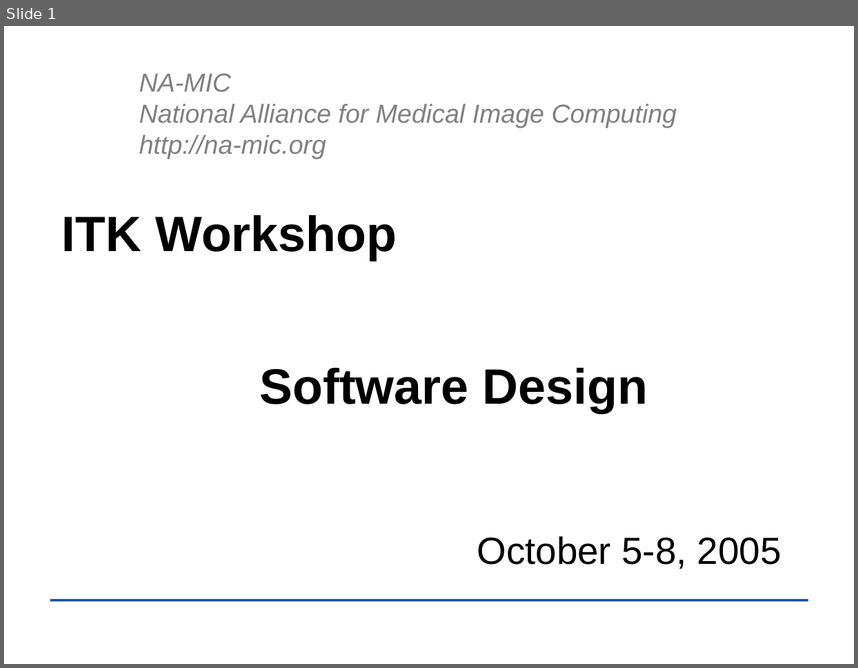
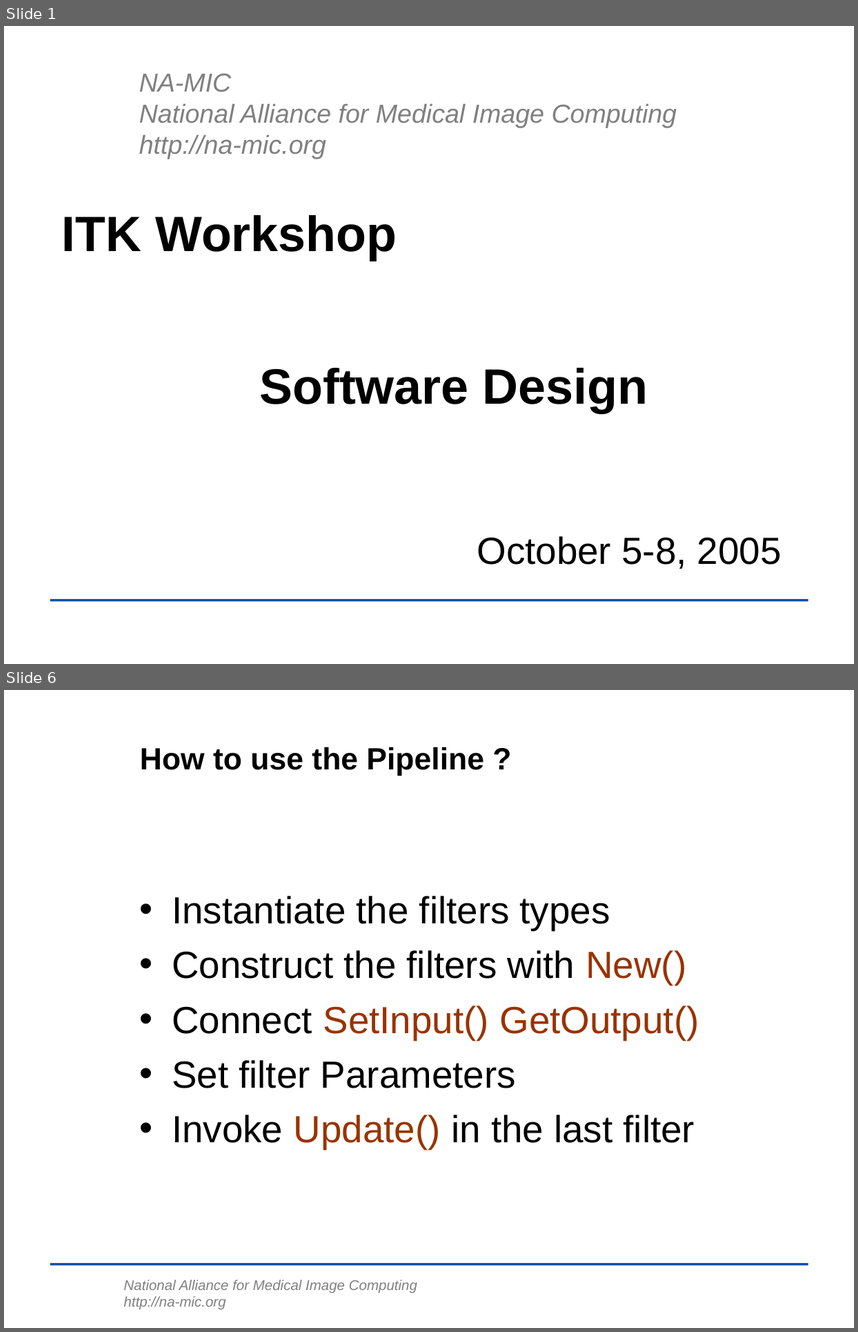
Before and after one commit to lheckemann/namic-sandbox, a slide deck: ITKAdvancedCourse/doc/presentations/DesignPatterns.ppt. Shown one above the other, each under a label of ours: slide 1 before the commit, slides 1 and 6 after it; the slides between them are not shown. The pictures are 858x668 and 858x1332 pixels, drawn with LibreOffice and Linux fonts; fonts in the diff are those of the drawing; background and template pictures are left out. Boxes give left, top, right and bottom in pixels: in the first picture for what was removed or moved away, otherwise in the second. Text is boxed around its words. In the diff, an @@ line names an element or a change of style, - is before the commit and + after.

Commit message:
ENH: Added description of the pipeline, pervasive pipelining and Decorator.

```diff
--- a/ITKAdvancedCourse/doc/presentations/DesignPatterns.ppt
+++ b/ITKAdvancedCourse/doc/presentations/DesignPatterns.ppt
@@ slide 6 added at <box>4,690,854,1328</box>, background #FFFFFF; not listed: 1 template element that a slide beside it also shows @@
@@ title added at <box>140,747,484,776</box>, 26 pt, text #000000, bold @@
+How to use the Pipeline ?
@@ text added at <box>172,896,699,1149</box>, 32 pt, text #000000 @@
+• Instantiate the filters types
+• Construct the filters with New()
+• Connect SetInput() GetOutput()
+• Set filter Parameters
+• Invoke Update() in the last filter
@@ text added at <box>124,1279,417,1309</box>, 12 pt, text #808080, italic @@
+National Alliance for Medical Image Computing
+http://na-mic.org
```
Also in this commit, not shown: 1 slide changed, 20 other slides added.
